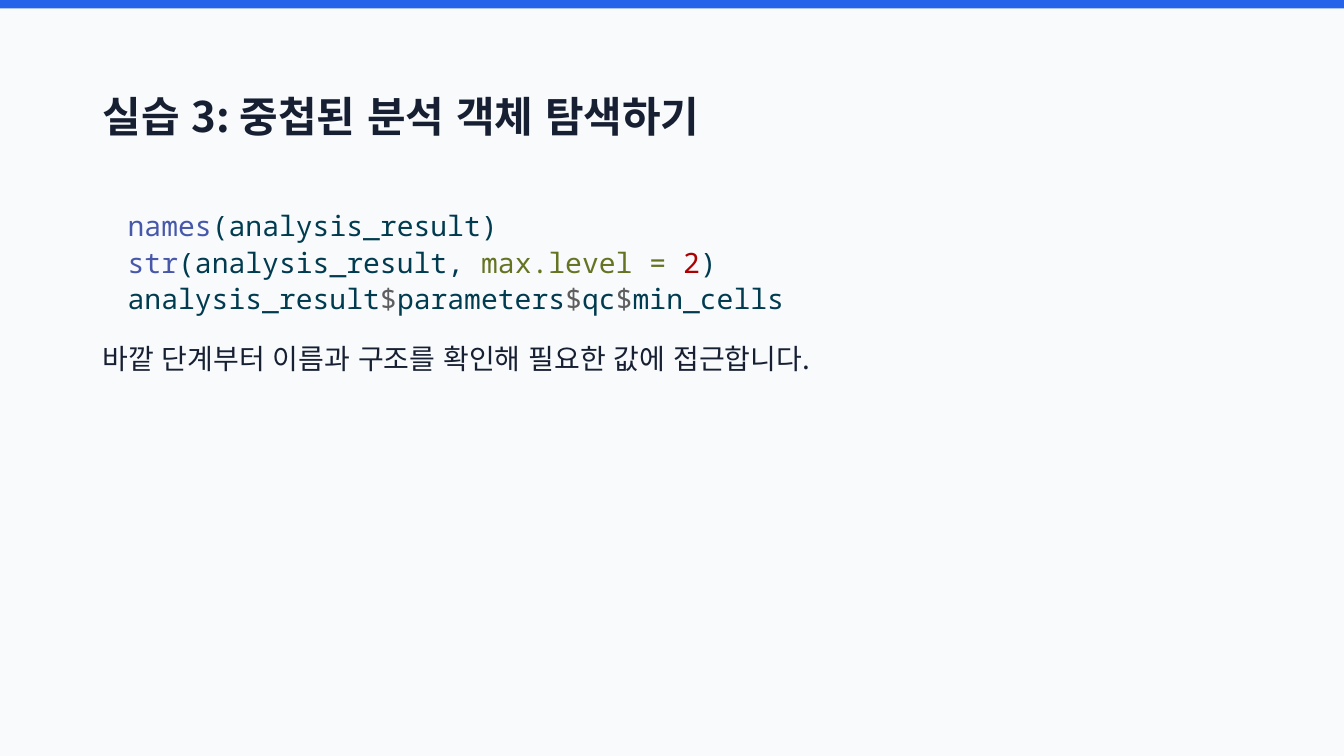
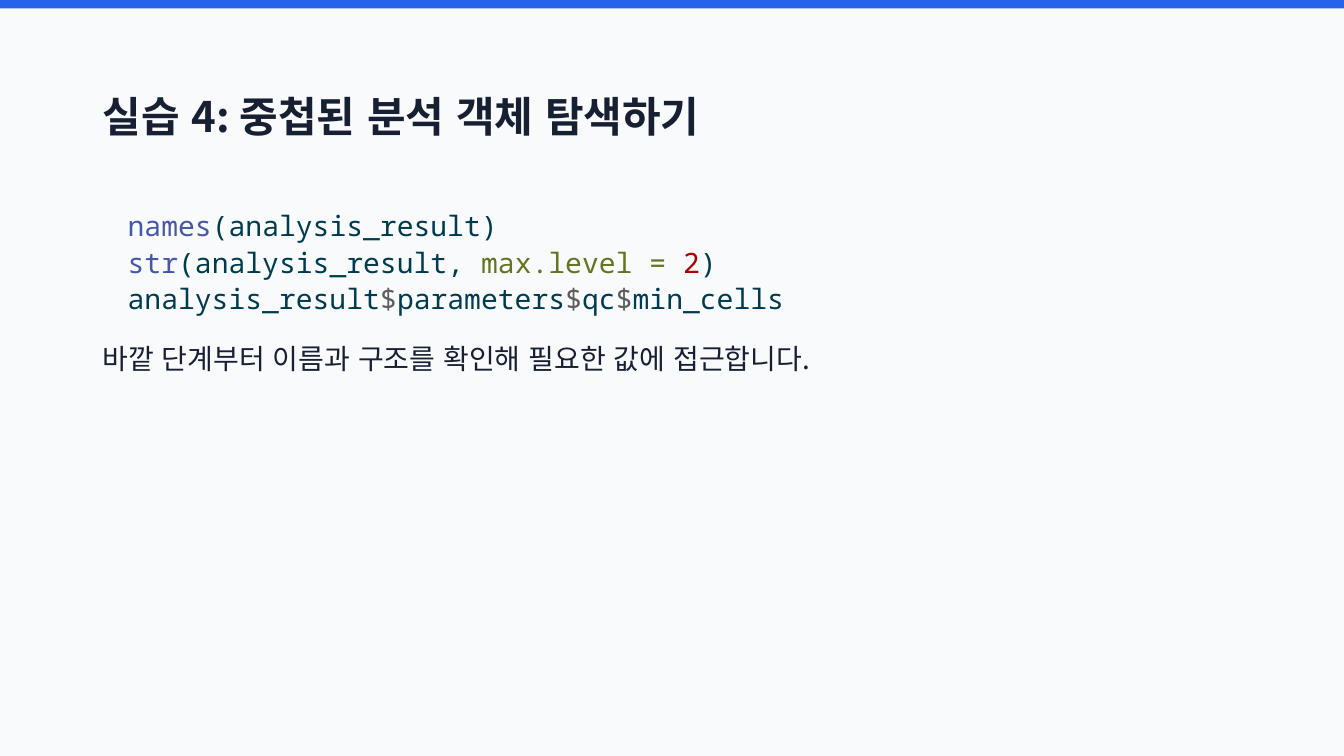
Before and after one commit to joonion/r-programming-basic, a slide deck: slide 70 of slides/11_packages_lists_and_objects.pptx (slide 65 before the commit). Drawn at 1344x756 pixels with LibreOffice and Linux fonts; fonts in the diff are those of the drawing. Boxes give left, top, right and bottom in pixels: in the first picture for what was removed or moved away, otherwise in the second. Text is boxed around its words. In the diff, an @@ line names an element or a change of style, - is before the commit and + after.

```diff
--- a/slides/11_packages_lists_and_objects.pptx
+++ b/slides/11_packages_lists_and_objects.pptx
@@ title at [102,96,699,136]: text changed @@
-실습 3: 중첩된 분석 객체 탐색하기
+실습 4: 중첩된 분석 객체 탐색하기
```
Also in this commit, not shown: 4 other slides changed, 6 slides added, 19 other files.
